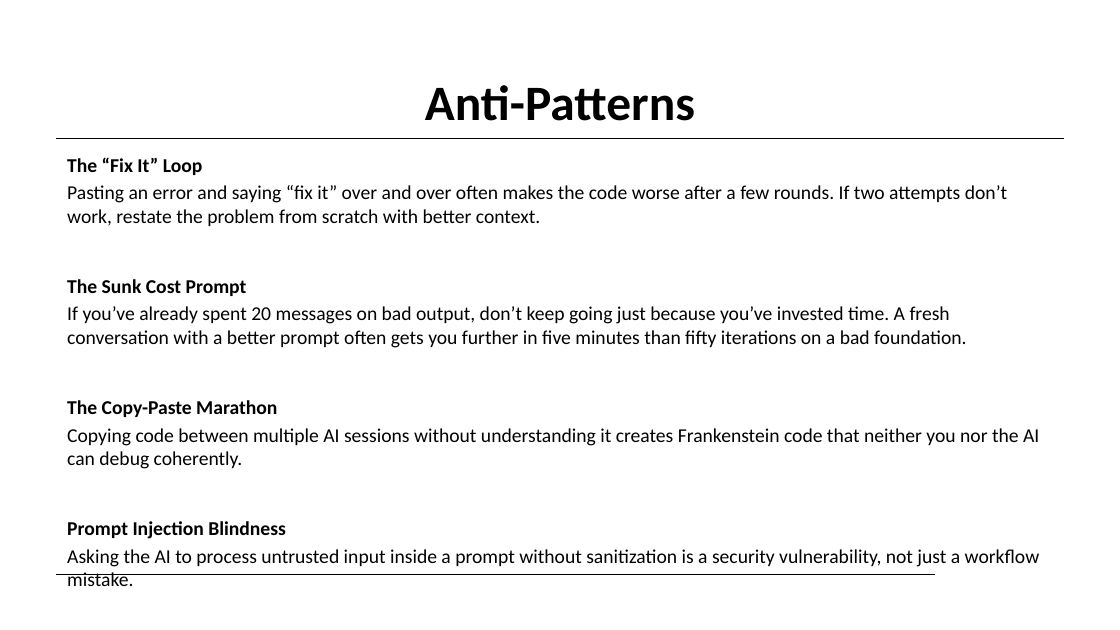
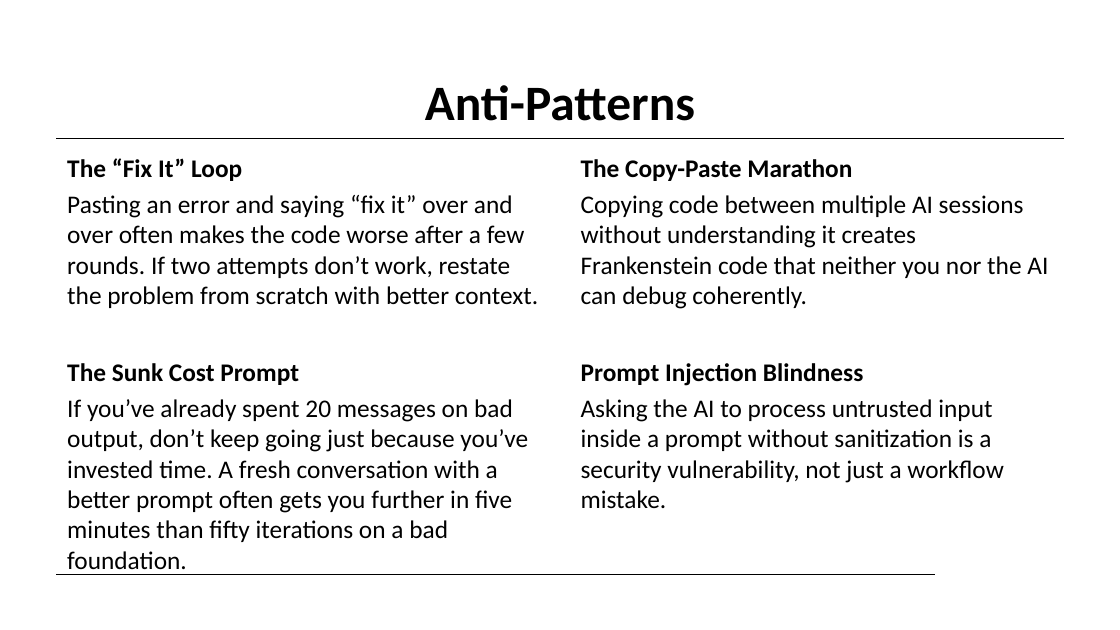
Before and after one commit to ralphke/Agentic-Coding, a slide deck: slide 24 of build/vibe-to-live-deck.pptx (slide 26 before the commit). Drawn at 1120x630 pixels with LibreOffice and Linux fonts; fonts in the diff are those of the drawing; background and template pictures are left out. Boxes give left, top, right and bottom in pixels: in the first picture for what was removed or moved away, otherwise in the second. Text is boxed around its words. In the diff, an @@ line names an element or a change of style, - is before the commit and + after.

```diff
--- a/build/vibe-to-live-deck.pptx
+++ b/build/vibe-to-live-deck.pptx
@@ text "The “Fix It” Loop" at [67, 158, 538, 575]: size 12.6 to 16.3 pt @@
@@ text added at [581, 159, 1048, 509], 16.3 pt, text #000000 @@
+The Copy-Paste Marathon
+Copying code between multiple AI sessions without understanding it creates Frankenstein code that neither you nor the AI can debug coherently.
+Prompt Injection Blindness
+Asking the AI to process untrusted input inside a prompt without sanitization is a security vulnerability, not just a workflow mistake.
@@ text at [67, 400, 1040, 567]: paragraphs removed @@
-The Copy-Paste Marathon
-Copying code between multiple AI sessions without understanding it creates Frankenstein code that neither you nor the AI can debug coherently.
-Prompt Injection Blindness
-Asking the AI to process untrusted input inside a prompt without sanitization is a security vulnerability, not just a workflow mistake.
```
Also in this commit, not shown: 31 other slides changed, 7 slides removed, 17 other files.
